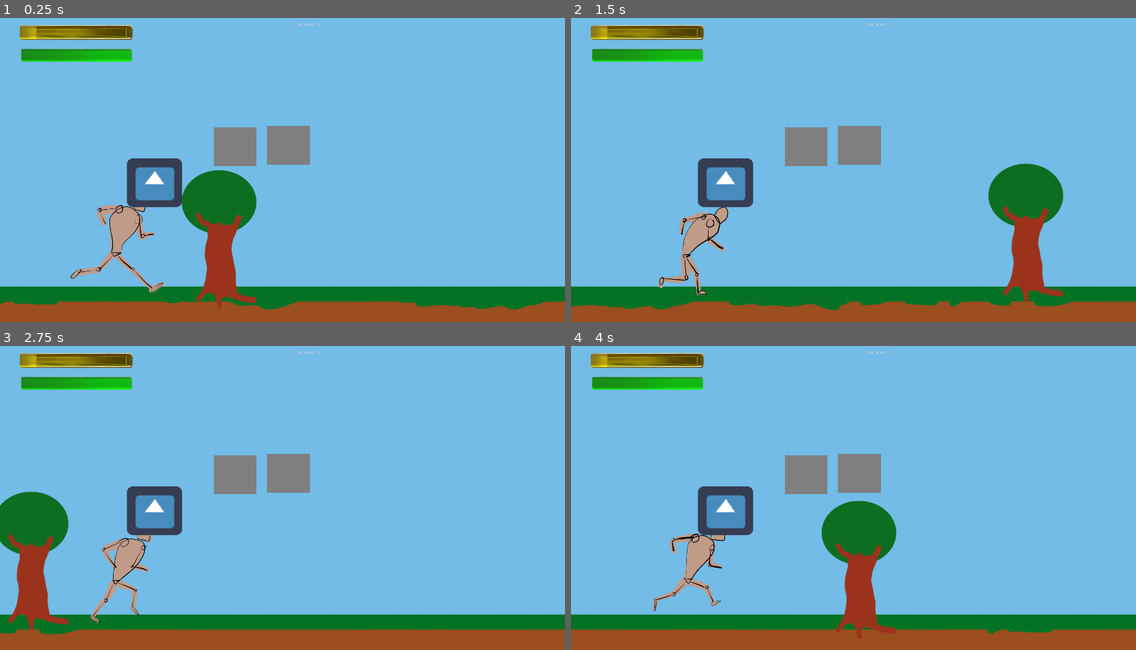
Above: before the commit, frames 1-4 (two rows, left to right).
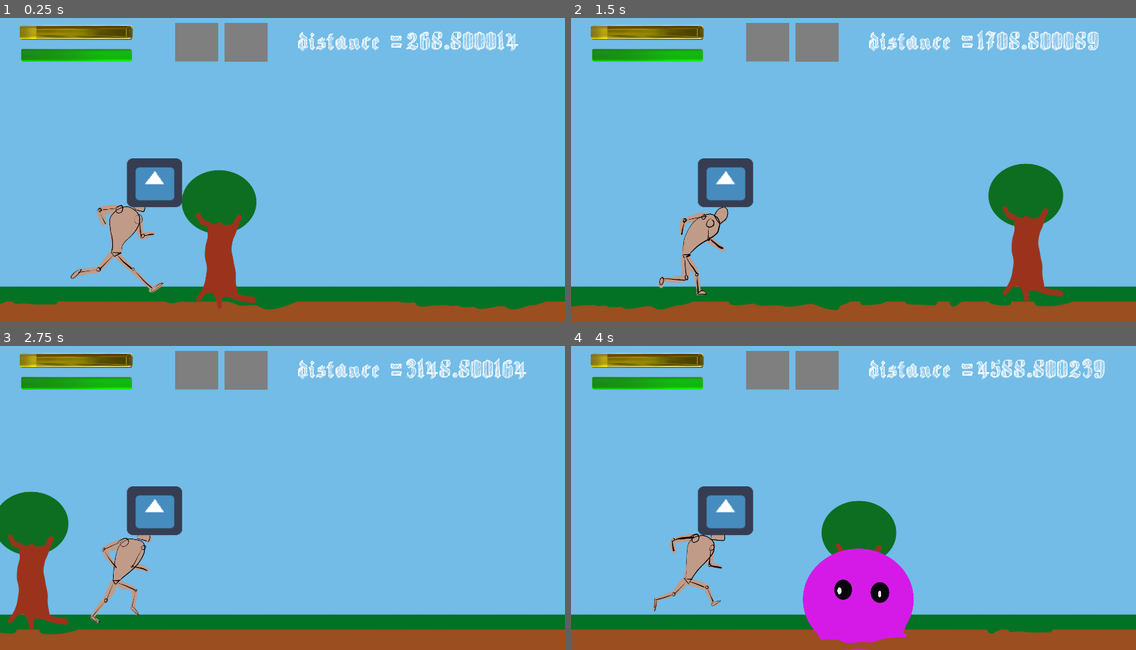
Above: after the commit, the same moments.

Repository: S-Blanco/GMTK_gamejam2023
Game: Godot game, scene res://Src/World/world.tscn
Two runs of this game, one before a commit and one after it. Both use one fixed random seed, a clock stepped at 60 frames per second and the inputs below. The engine's default icon, where the game draws it, is replaced by a stand-in: a white triangle on a blue panel in a dark square.
Inputs (mouse positions are in pixels of both pictures, inside the frame that each line leads up to; where the layout moved, square brackets give the same spot in the first picture):
- Up to frame 1 (0.25 s): no input
- Up to frame 2 (1.5 s): click (768, 42) [808, 145] at 0.5 s; click (819, 42) [859, 145] at 1.25 s
- Up to frame 3 (2.75 s): click (197, 370) [237, 473] at 2 s
- Up to frame 4 (4 s): click (819, 370) [859, 473] at 2.75 s; click (768, 370) [808, 473] at 3.5 s

The runs differ from the first frame. In frame 1, 5.1% of the frame differs, in the area x 31-92%, y 1-49%; in frame 2, 5.2%; in frame 3, 5.1%; in frame 4, 10%, in the area x 31-95%, y 1-100%.
Error before the commit: Parse Error: Mixed tabs and spaces in indentation. (res://Src/TestEnemyMovement.gd:51)

Commit message:
move power up and change font

Diff:
--- a/Game/Src/TestEnemyMovement.gd
+++ b/Game/Src/TestEnemyMovement.gd
@@ -16,10 +16,10 @@
 var base_pixel_speed
 var curr_pixel_speed
 
-# For the power ups, 0 means nothing
+# For the power ups, 0 means empty
 # number from 1 to 9 will be associated
 # with a unique power up/down
-var power_slots = [1,0]
+var power_slots = [0,0]
 
 onready var player_controls = $PlayerControls
 onready var power1_toggle = $Power1Toggle
@@ -48,7 +48,7 @@
 		New_enemy.set_global_position(Vector2(spawn_position,spawn_y))
 		New_enemy.pixel_speed=curr_pixel_speed
 		add_child(New_enemy)
-  GlobalVariables.distance += delta*base_pixel_speed
+	GlobalVariables.distance += delta*base_pixel_speed
 
 func _on_PlayerControls_power1():
 	if power_slots[0]==0:
--- a/Game/Src/World/world.tscn
+++ b/Game/Src/World/world.tscn
@@ -1,9 +1,14 @@
-[gd_scene load_steps=5 format=2]
+[gd_scene load_steps=7 format=2]
 
 [ext_resource path="res://Src/UI/GloryUI.tscn" type="PackedScene" id=1]
 [ext_resource path="res://Src/TestEnemyMovement.tscn" type="PackedScene" id=2]
 [ext_resource path="res://Src/World/world.gd" type="Script" id=3]
 [ext_resource path="res://Src/UI/HealthUI.tscn" type="PackedScene" id=4]
+[ext_resource path="res://Fonts/Sketch Gothic School.ttf" type="DynamicFontData" id=5]
+
+[sub_resource type="DynamicFont" id=1]
+size = 100
+font_data = ExtResource( 5 )
 
 [node name="world" type="Node2D"]
 script = ExtResource( 3 )
@@ -12,6 +17,18 @@
 
 [node name="Character" parent="TestEnemyMovement" index="1"]
 position = Vector2( 393, 767 )
+
+[node name="Power1Toggle" parent="TestEnemyMovement" index="2"]
+margin_left = 596.0
+margin_top = 62.0
+margin_right = 742.0
+margin_bottom = 194.0
+
+[node name="Power2Toggle" parent="TestEnemyMovement" index="3"]
+margin_left = 763.0
+margin_top = 63.0
+margin_right = 909.0
+margin_bottom = 195.0
 
 [node name="CanvasLayer" type="CanvasLayer" parent="."]
 
@@ -34,10 +51,11 @@
 rect_scale = Vector2( 0.03, 0.2 )
 
 [node name="distance" type="Label" parent="CanvasLayer/GloryUI"]
-margin_left = 1011.0
-margin_top = 60.0
-margin_right = 1799.0
-margin_bottom = 150.0
+margin_left = 1012.0
+margin_top = 67.0
+margin_right = 1800.0
+margin_bottom = 172.0
+custom_fonts/font = SubResource( 1 )
 text = "distance = 0"
 
 [node name="HealthUI" parent="CanvasLayer" instance=ExtResource( 4 )]
